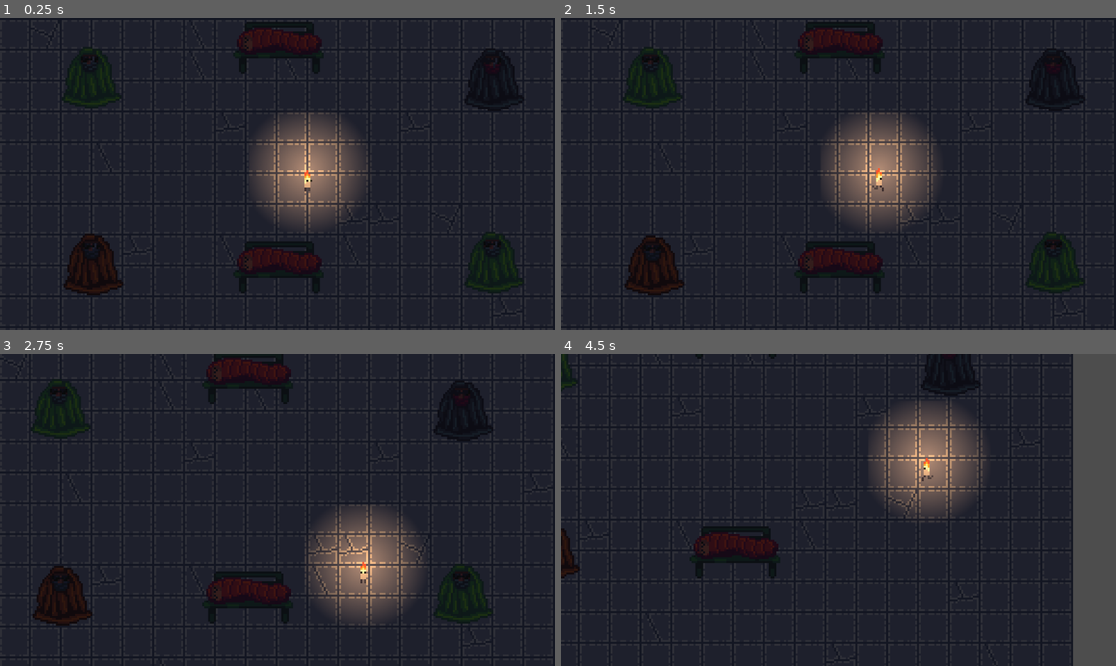
Above: before the commit, frames 1-4 (two rows, left to right).
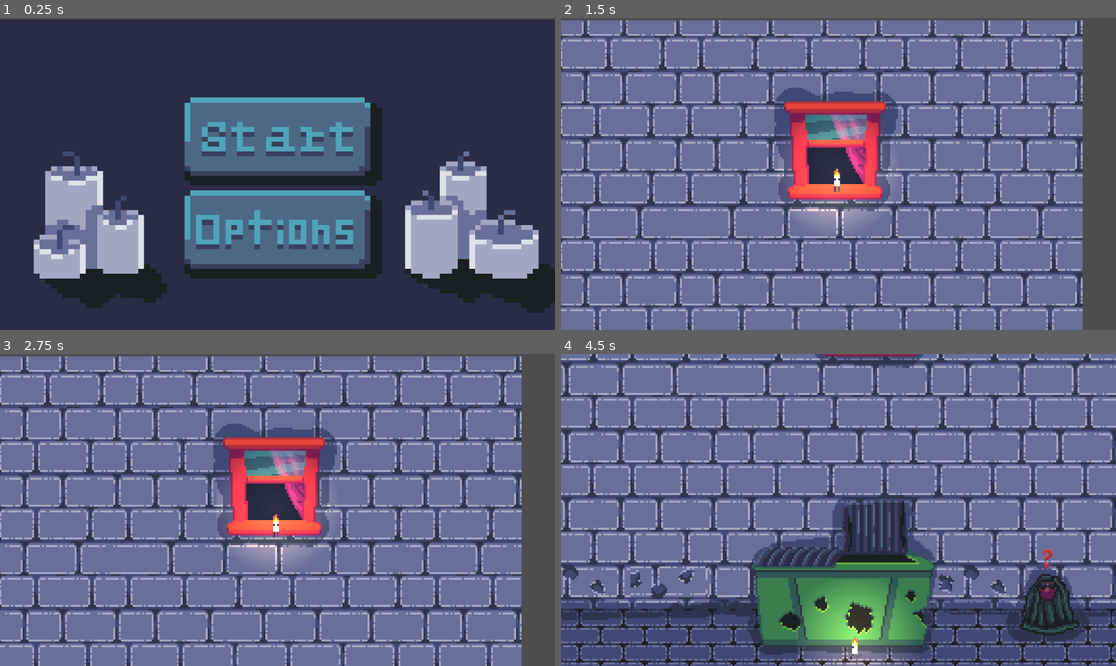
Above: after the commit, the same moments.

Repository: Blackbelt201911/2-Crows
Game: Godot game, scene res://Scene/StartMenu.tscn
Same seed, same stepped clock (60 frames per second), same inputs: the game is played once before the commit and once after it. Before the commit the project starts from res://Scene/Level_1.tscn.
Inputs (mouse positions are in pixels of both pictures, inside the frame that each line leads up to):
- Up to frame 1 (0.25 s): no input
- Up to frame 2 (1.5 s): click (838, 139) at 0.5 s, where only the run after the commit has a clickable "Start"; tap Enter at 1.25 s; hold D (Right) from 1.28 s (still down)
- Up to frame 3 (2.75 s): release D (Right) at 2.03 s; hold S (Down) from 2.03 s (still down)
- Up to frame 4 (4.5 s): release S (Down) at 2.78 s; hold D (Right) 2.78-3.53 s; hold W (Up) 3.53-4.28 s; hold A (Left) from 4.28 s (still down)

The runs differ from the first frame. In frame 1, 82% of the frame differs, in the area x 0-100%, y 0-100%; in frame 2, 99%; in frame 3, 99%; in frame 4, 95%.

Commit message:
KILL ME PLESE GOD DEATH I YEARN

Diff:
--- a/candle-stick-man/Scene/main.tscn
+++ b/candle-stick-man/Scene/main.tscn
@@ -1,19 +1,368 @@
-[gd_scene load_steps=4 format=3 uid="uid://b1gc6n76krq3v"]
+[gd_scene load_steps=53 format=3 uid="uid://b1gc6n76krq3v"]
 
 [ext_resource type="PackedScene" uid="uid://dwwugu8yky0nj" path="res://Scene/Player.tscn" id="1_iir4c"]
-[ext_resource type="PackedScene" uid="uid://dnqhmhghpo17n" path="res://Scene/dev_art.tscn" id="2_ta84i"]
-[ext_resource type="PackedScene" uid="uid://d0dyrqcwf2eb" path="res://Scene/HomeLessMan1.tscn" id="3_rsqil"]
+[ext_resource type="Texture2D" uid="uid://bh2th0e6c17lb" path="res://Assest/Level_1_animation-Sheet.png" id="2_h0jfu"]
+[ext_resource type="Script" path="res://Scripts/dumpstere_scene.gd" id="3_n3028"]
+[ext_resource type="Script" path="res://Scripts/ItemGlobal.gd" id="4_0nstw"]
+
+[sub_resource type="AtlasTexture" id="AtlasTexture_riba8"]
+atlas = ExtResource("2_h0jfu")
+region = Rect2(299, 0, 299, 256)
+
+[sub_resource type="AtlasTexture" id="AtlasTexture_ls1fn"]
+atlas = ExtResource("2_h0jfu")
+region = Rect2(598, 0, 299, 256)
+
+[sub_resource type="AtlasTexture" id="AtlasTexture_odg6f"]
+atlas = ExtResource("2_h0jfu")
+region = Rect2(897, 0, 299, 256)
+
+[sub_resource type="AtlasTexture" id="AtlasTexture_l8fjt"]
+atlas = ExtResource("2_h0jfu")
+region = Rect2(1196, 0, 299, 256)
+
+[sub_resource type="AtlasTexture" id="AtlasTexture_oq242"]
+atlas = ExtResource("2_h0jfu")
+region = Rect2(1495, 0, 299, 256)
+
+[sub_resource type="AtlasTexture" id="AtlasTexture_bge0r"]
+atlas = ExtResource("2_h0jfu")
+region = Rect2(1794, 0, 299, 256)
+
+[sub_resource type="AtlasTexture" id="AtlasTexture_0ewve"]
+atlas = ExtResource("2_h0jfu")
+region = Rect2(0, 256, 299, 256)
+
+[sub_resource type="AtlasTexture" id="AtlasTexture_u55q8"]
+atlas = ExtResource("2_h0jfu")
+region = Rect2(299, 256, 299, 256)
+
+[sub_resource type="AtlasTexture" id="AtlasTexture_qejc7"]
+atlas = ExtResource("2_h0jfu")
+region = Rect2(598, 256, 299, 256)
+
+[sub_resource type="AtlasTexture" id="AtlasTexture_rj5nf"]
+atlas = ExtResource("2_h0jfu")
+region = Rect2(897, 256, 299, 256)
+
+[sub_resource type="AtlasTexture" id="AtlasTexture_qfh5i"]
+atlas = ExtResource("2_h0jfu")
+region = Rect2(1196, 256, 299, 256)
+
+[sub_resource type="AtlasTexture" id="AtlasTexture_mhblo"]
+atlas = ExtResource("2_h0jfu")
+region = Rect2(1794, 256, 299, 256)
+
+[sub_resource type="AtlasTexture" id="AtlasTexture_dfo83"]
+atlas = ExtResource("2_h0jfu")
+region = Rect2(0, 512, 299, 256)
+
+[sub_resource type="AtlasTexture" id="AtlasTexture_3r2vm"]
+atlas = ExtResource("2_h0jfu")
+region = Rect2(299, 512, 299, 256)
+
+[sub_resource type="AtlasTexture" id="AtlasTexture_k7f2m"]
+atlas = ExtResource("2_h0jfu")
+region = Rect2(598, 512, 299, 256)
+
+[sub_resource type="AtlasTexture" id="AtlasTexture_6gjgc"]
+atlas = ExtResource("2_h0jfu")
+region = Rect2(897, 512, 299, 256)
+
+[sub_resource type="AtlasTexture" id="AtlasTexture_4hd41"]
+atlas = ExtResource("2_h0jfu")
+region = Rect2(1196, 512, 299, 256)
+
+[sub_resource type="AtlasTexture" id="AtlasTexture_tgrqg"]
+atlas = ExtResource("2_h0jfu")
+region = Rect2(1495, 512, 299, 256)
+
+[sub_resource type="AtlasTexture" id="AtlasTexture_w4xyv"]
+atlas = ExtResource("2_h0jfu")
+region = Rect2(1794, 512, 299, 256)
+
+[sub_resource type="AtlasTexture" id="AtlasTexture_4pyib"]
+atlas = ExtResource("2_h0jfu")
+region = Rect2(0, 768, 299, 256)
+
+[sub_resource type="AtlasTexture" id="AtlasTexture_asg6t"]
+atlas = ExtResource("2_h0jfu")
+region = Rect2(299, 768, 299, 256)
+
+[sub_resource type="AtlasTexture" id="AtlasTexture_s2lkg"]
+atlas = ExtResource("2_h0jfu")
+region = Rect2(598, 768, 299, 256)
+
+[sub_resource type="AtlasTexture" id="AtlasTexture_ylr66"]
+atlas = ExtResource("2_h0jfu")
+region = Rect2(897, 768, 299, 256)
+
+[sub_resource type="AtlasTexture" id="AtlasTexture_uwncb"]
+atlas = ExtResource("2_h0jfu")
+region = Rect2(1196, 768, 299, 256)
+
+[sub_resource type="AtlasTexture" id="AtlasTexture_flylc"]
+atlas = ExtResource("2_h0jfu")
+region = Rect2(1495, 768, 299, 256)
+
+[sub_resource type="AtlasTexture" id="AtlasTexture_fkpeq"]
+atlas = ExtResource("2_h0jfu")
+region = Rect2(1794, 768, 299, 256)
+
+[sub_resource type="AtlasTexture" id="AtlasTexture_5xvjt"]
+atlas = ExtResource("2_h0jfu")
+region = Rect2(0, 1024, 299, 256)
+
+[sub_resource type="AtlasTexture" id="AtlasTexture_4xp7y"]
+atlas = ExtResource("2_h0jfu")
+region = Rect2(299, 1024, 299, 256)
+
+[sub_resource type="AtlasTexture" id="AtlasTexture_idlbc"]
+atlas = ExtResource("2_h0jfu")
+region = Rect2(598, 1024, 299, 256)
+
+[sub_resource type="AtlasTexture" id="AtlasTexture_xrsvl"]
+atlas = ExtResource("2_h0jfu")
+region = Rect2(897, 1024, 299, 256)
+
+[sub_resource type="AtlasTexture" id="AtlasTexture_8tm84"]
+atlas = ExtResource("2_h0jfu")
+region = Rect2(1196, 1024, 299, 256)
+
+[sub_resource type="AtlasTexture" id="AtlasTexture_7f00k"]
+atlas = ExtResource("2_h0jfu")
+region = Rect2(1495, 1024, 299, 256)
+
+[sub_resource type="AtlasTexture" id="AtlasTexture_xon8l"]
+atlas = ExtResource("2_h0jfu")
+region = Rect2(1794, 1024, 299, 256)
+
+[sub_resource type="AtlasTexture" id="AtlasTexture_tlexm"]
+atlas = ExtResource("2_h0jfu")
+region = Rect2(0, 1280, 299, 256)
+
+[sub_resource type="AtlasTexture" id="AtlasTexture_824vi"]
+atlas = ExtResource("2_h0jfu")
+region = Rect2(299, 1280, 299, 256)
+
+[sub_resource type="AtlasTexture" id="AtlasTexture_4bkwf"]
+atlas = ExtResource("2_h0jfu")
+region = Rect2(598, 1280, 299, 256)
+
+[sub_resource type="AtlasTexture" id="AtlasTexture_giqkn"]
+atlas = ExtResource("2_h0jfu")
+region = Rect2(897, 1280, 299, 256)
+
+[sub_resource type="AtlasTexture" id="AtlasTexture_m7mma"]
+atlas = ExtResource("2_h0jfu")
+region = Rect2(1196, 1280, 299, 256)
+
+[sub_resource type="AtlasTexture" id="AtlasTexture_idw6j"]
+atlas = ExtResource("2_h0jfu")
+region = Rect2(1495, 1280, 299, 256)
+
+[sub_resource type="AtlasTexture" id="AtlasTexture_mpdm4"]
+atlas = ExtResource("2_h0jfu")
+region = Rect2(1495, 256, 299, 256)
+
+[sub_resource type="AtlasTexture" id="AtlasTexture_ha0o4"]
+atlas = ExtResource("2_h0jfu")
+region = Rect2(1794, 1280, 299, 256)
+
+[sub_resource type="AtlasTexture" id="AtlasTexture_sv1ru"]
+atlas = ExtResource("2_h0jfu")
+region = Rect2(0, 0, 299, 256)
+
+[sub_resource type="SpriteFrames" id="SpriteFrames_5fjej"]
+animations = [{
+"frames": [{
+"duration": 1.0,
+"texture": SubResource("AtlasTexture_riba8")
+}, {
+"duration": 1.0,
+"texture": SubResource("AtlasTexture_ls1fn")
+}, {
+"duration": 1.0,
+"texture": SubResource("AtlasTexture_odg6f")
+}, {
+"duration": 1.0,
+"texture": SubResource("AtlasTexture_l8fjt")
+}, {
+"duration": 1.0,
+"texture": SubResource("AtlasTexture_oq242")
+}, {
+"duration": 1.0,
+"texture": SubResource("AtlasTexture_bge0r")
+}, {
+"duration": 1.0,
+"texture": SubResource("AtlasTexture_0ewve")
+}, {
+"duration": 1.0,
+"texture": SubResource("AtlasTexture_u55q8")
+}, {
+"duration": 1.0,
+"texture": SubResource("AtlasTexture_qejc7")
+}, {
+"duration": 1.0,
+"texture": SubResource("AtlasTexture_rj5nf")
+}, {
+"duration": 1.0,
+"texture": SubResource("AtlasTexture_qfh5i")
+}, {
+"duration": 1.0,
+"texture": SubResource("AtlasTexture_mhblo")
+}, {
+"duration": 1.0,
+"texture": SubResource("AtlasTexture_dfo83")
+}, {
+"duration": 1.0,
+"texture": SubResource("AtlasTexture_3r2vm")
+}, {
+"duration": 1.0,
+"texture": SubResource("AtlasTexture_k7f2m")
+}, {
+"duration": 1.0,
+"texture": SubResource("AtlasTexture_6gjgc")
+}, {
+"duration": 1.0,
+"texture": SubResource("AtlasTexture_4hd41")
+}, {
+"duration": 1.0,
+"texture": SubResource("AtlasTexture_tgrqg")
+}, {
+"duration": 1.0,
+"texture": SubResource("AtlasTexture_w4xyv")
+}, {
+"duration": 1.0,
+"texture": SubResource("AtlasTexture_4pyib")
+}, {
+"duration": 1.0,
+"texture": SubResource("AtlasTexture_asg6t")
+}, {
+"duration": 1.0,
+"texture": SubResource("AtlasTexture_s2lkg")
+}, {
+"duration": 1.0,
+"texture": SubResource("AtlasTexture_ylr66")
+}, {
+"duration": 1.0,
+"texture": SubResource("AtlasTexture_uwncb")
+}, {
+"duration": 1.0,
+"texture": SubResource("AtlasTexture_flylc")
+}, {
+"duration": 1.0,
+"texture": SubResource("AtlasTexture_fkpeq")
+}, {
+"duration": 1.0,
+"texture": SubResource("AtlasTexture_5xvjt")
+}, {
+"duration": 1.0,
+"texture": SubResource("AtlasTexture_4xp7y")
+}, {
+"duration": 1.0,
+"texture": SubResource("AtlasTexture_idlbc")
+}, {
+"duration": 1.0,
+"texture": SubResource("AtlasTexture_xrsvl")
+}, {
+"duration": 1.0,
+"texture": SubResource("AtlasTexture_8tm84")
+}, {
+"duration": 1.0,
+"texture": SubResource("AtlasTexture_7f00k")
+}, {
+"duration": 1.0,
+"texture": SubResource("AtlasTexture_xon8l")
+}, {
+"duration": 1.0,
+"texture": SubResource("AtlasTexture_tlexm")
+}, {
+"duration": 1.0,
+"texture": SubResource("AtlasTexture_824vi")
+}, {
+"duration": 1.0,
+"texture": SubResource("AtlasTexture_4bkwf")
+}, {
+"duration": 1.0,
+"texture": SubResource("AtlasTexture_giqkn")
+}, {
+"duration": 1.0,
+"texture": SubResource("AtlasTexture_m7mma")
+}, {
+"duration": 1.0,
+"texture": SubResource("AtlasTexture_idw6j")
+}, {
+"duration": 1.0,
+"texture": SubResource("AtlasTexture_mpdm4")
+}, {
+"duration": 1.0,
+"texture": SubResource("AtlasTexture_ha0o4")
+}, {
+"duration": 1.0,
+"texture": SubResource("AtlasTexture_sv1ru")
+}],
+"loop": true,
+"name": &"Dumpster",
+"speed": 10.0
+}]
+
+[sub_resource type="Gradient" id="Gradient_01kh5"]
+offsets = PackedFloat32Array(0, 0.779221)
+colors = PackedColorArray(1, 1, 1, 1, 0, 0, 0, 1)
+
+[sub_resource type="GradientTexture2D" id="GradientTexture2D_g2tj6"]
+gradient = SubResource("Gradient_01kh5")
+fill = 1
+fill_from = Vector2(0.477064, 0.481651)
+fill_to = Vector2(1, 0.00917431)
+
+[sub_resource type="RectangleShape2D" id="RectangleShape2D_cc3mk"]
+size = Vector2(97, 20)
+
+[sub_resource type="RectangleShape2D" id="RectangleShape2D_xjf4n"]
+size = Vector2(86, 11)
+
+[sub_resource type="RectangleShape2D" id="RectangleShape2D_3k8hg"]
+size = Vector2(20, 12)
 
 [node name="Dumpster Scene" type="Node2D"]
 
 [node name="Camera2D" type="Camera2D" parent="."]
+position = Vector2(-7, -45)
 zoom = Vector2(4, 4)
 
 [node name="Player" parent="." instance=ExtResource("1_iir4c")]
-position = Vector2(60, -31)
-
-[node name="Dev art" parent="." instance=ExtResource("2_ta84i")]
-position = Vector2(-70, -29)
-
-[node name="H1" parent="." instance=ExtResource("3_rsqil")]
-position = Vector2(-26, 44)
+position = Vector2(101, 110)
+
+[node name="Dumpstere Scene" type="AnimatedSprite2D" parent="."]
+position = Vector2(-12, 3)
+sprite_frames = SubResource("SpriteFrames_5fjej")
+animation = &"Dumpster"
+frame_progress = 0.901739
+script = ExtResource("3_n3028")
+
+[node name="PointLight2D2" type="PointLight2D" parent="."]
+position = Vector2(190, -96)
+color = Color(0.933883, 0.63844, 0.315344, 1)
+energy = 1.6
+texture = SubResource("GradientTexture2D_g2tj6")
+script = ExtResource("4_0nstw")
+
+[node name="StaticBody2D" type="StaticBody2D" parent="."]
+
+[node name="CollisionShape2D" type="CollisionShape2D" parent="StaticBody2D"]
+position = Vector2(89, 58)
+shape = SubResource("RectangleShape2D_cc3mk")
+
+[node name="StaticBody2D2" type="StaticBody2D" parent="."]
+
+[node name="CollisionShape2D2" type="CollisionShape2D" parent="StaticBody2D2"]
+position = Vector2(-4, 85)
+shape = SubResource("RectangleShape2D_xjf4n")
+
+[node name="StaticBody2D3" type="StaticBody2D" parent="."]
+
+[node name="CollisionShape2D" type="CollisionShape2D" parent="StaticBody2D3"]
+position = Vector2(102, 77)
+shape = SubResource("RectangleShape2D_3k8hg")
--- /dev/null
+++ b/candle-stick-man/Scripts/dumpstere_scene.gd
@@ -0,0 +1,33 @@
+extends AnimatedSprite2D
+
+@onready var Light = $"../PointLight2D2"
+@onready var Player = $"../Player"
+var First = Vector2(10.871, -45.28868)
+var Second = Vector2(11, 4.027164)
+@onready var Camra = $"../Camera2D"
+var Third = Vector2(6.946144, 94.41428)
+var range
+# Called when the node enters the scene tree for the first time.
+func _ready() -> void:
+	$".".play("Dumpster")
+	doScene()
+
+# Called every frame. 'delta' is the elapsed time since the previous frame.
+func _process(delta: float) -> void:
+	if Light != null:
+		Camra.global_position = Light.global_position
+	else:
+		Camra.global_position = Vector2(-7.4524, 47.78145)
+	if Input.is_action_pressed('Load1'):
+		get_tree().change_scene_to_file("res://Scene/Level_1.tscn")
+
+func doScene():
+	Light.global_position = First
+	await get_tree().create_timer(2).timeout
+	Light.global_position = Second
+	await get_tree().create_timer(.3).timeout
+	Light.global_position = Third
+	await get_tree().create_timer(1).timeout
+	Player.global_position = Light.global_position +Vector2(0,25)
+	Light.queue_free()
+	$".".stop()
--- a/candle-stick-man/project.godot
+++ b/candle-stick-man/project.godot
@@ -11,7 +11,7 @@
 [application]
 
 config/name="Candle Stick Man"
-run/main_scene="res://Scene/Level_1.tscn"
+run/main_scene="res://Scene/StartMenu.tscn"
 config/features=PackedStringArray("4.3", "Forward Plus")
 config/icon="res://icon.svg"
 
@@ -45,6 +45,11 @@
 "events": [Object(InputEventKey,"resource_local_to_scene":false,"resource_name":"","device":-1,"window_id":0,"alt_press …(192 unchanged characters)…
 ]
 }
+Load1={
+"deadzone": 0.5,
+"events": [Object(InputEventKey,"resource_local_to_scene":false,"resource_name":"","device":-1,"window_id":0,"alt_pressed":false,"shift_pressed":false,"ctrl_pressed":false,"meta_pressed":false,"pressed":false,"keycode":0,"physical_keycode":49,"key_label":0,"unicode":49,"location":0,"echo":false,"script":null)
+]
+}
 
 [rendering]
 
Not shown: 1 places in candle-stick-man/Scene/Player.tscn that only renumber resources
